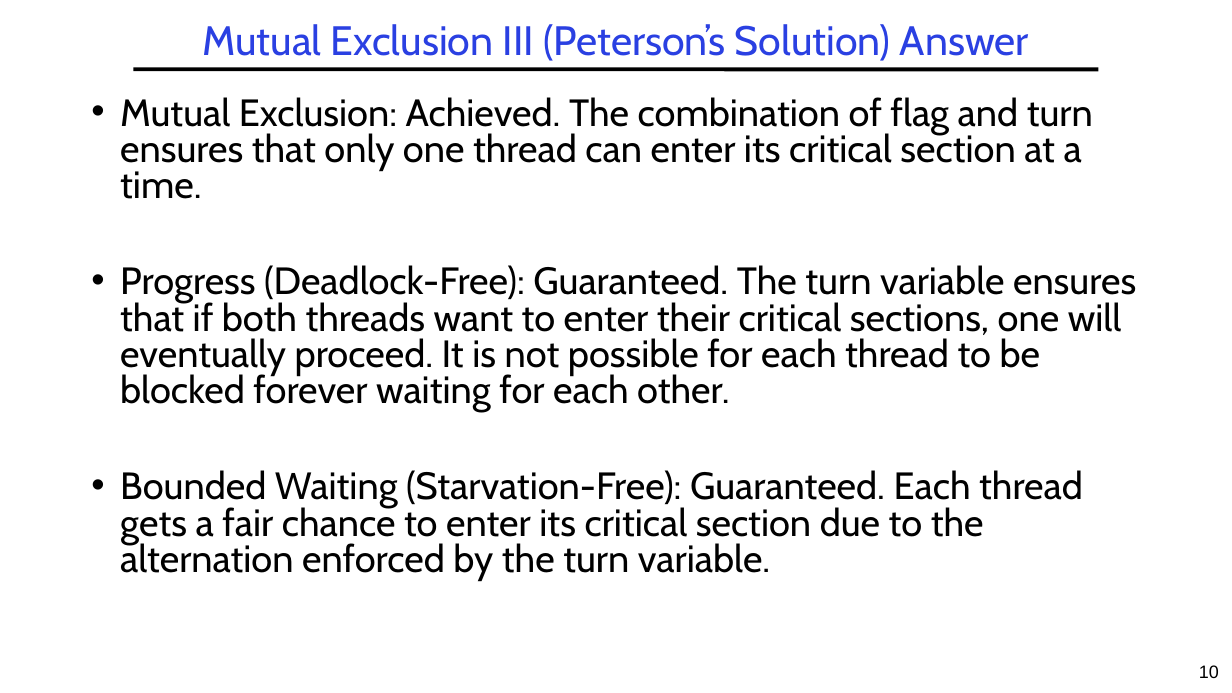
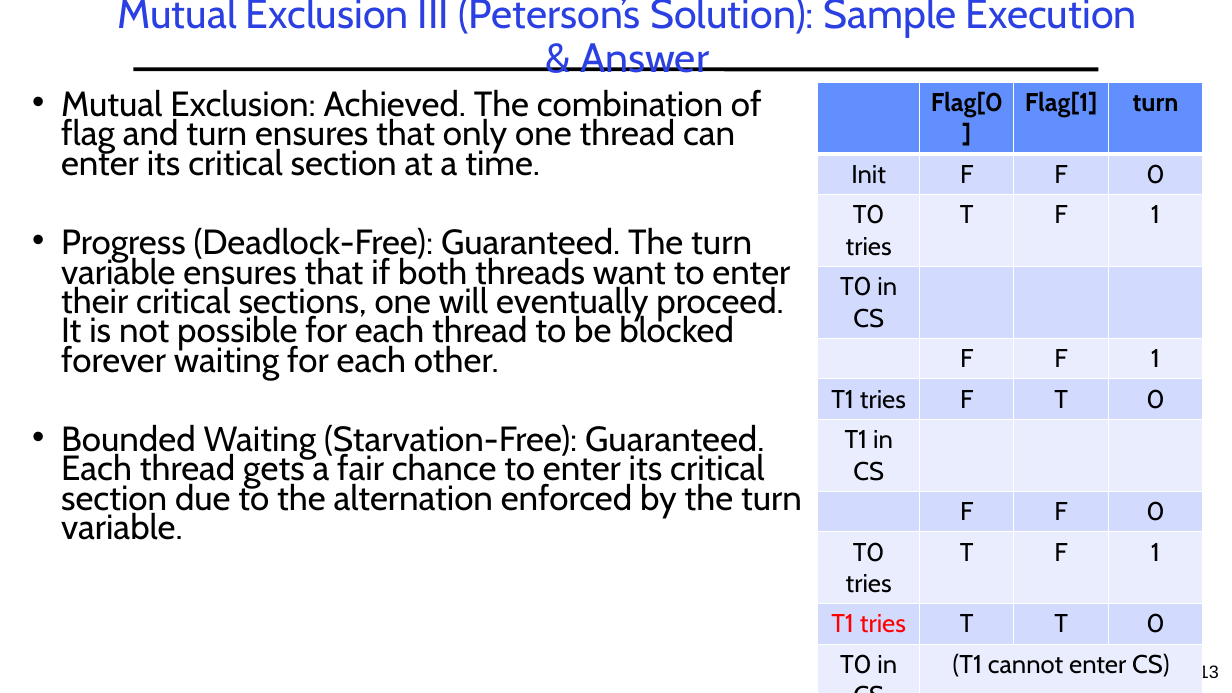
Before and after one commit to guhofstra/CSC256Fa25, a slide deck: slide 13 of PPTs/L3-Exercises ANS.pptx (slide 10 before the commit). Drawn at 1232x693 pixels with LibreOffice and Linux fonts; fonts in the diff are those of the drawing. Boxes give left, top, right and bottom in pixels: in the first picture for what was removed or moved away, otherwise in the second. Text is boxed around its words. In the diff, an @@ line names an element or a change of style, - is before the commit and + after.

```diff
--- a/PPTs/L3-Exercises ANS.pptx
+++ b/PPTs/L3-Exercises ANS.pptx
@@ title at (118,0,1137,73): text changed @@
-Mutual Exclusion III (Peterson’s Solution) Answer
+Mutual Exclusion III (Peterson’s Solution): Sample Execution & Answer
@@ text "Mutual Exclusion: Achieved. The combination ...": place and size @@
-text "Mutual Exclusion: Achieved. The combination ..." at (120,97,1136,581)
+text "Mutual Exclusion: Achieved. The combination ..." at (61,89,802,540)
@@ text "Mutual Exclusion: Achieved. The combination ..." at (61,89,802,540): size 29.6 to 27.2 pt; line spacing 0.8 to 0.7 @@
@@ table added at (818,82,1202,683), 15 rows, 4 columns @@
+ | Flag[0] | Flag[1] | turn
+Init | F | F | 0
+T0 tries | T | F | 1
+T0 in CS |  |  | 
+ | F | F | 1
+T1 tries | F | T | 0
+T1 in CS |  |  | 
+ | F | F | 0
+T0 tries | T | F | 1
+T1 tries | T | T | 0
+T0 in CS | (T1 cannot enter CS) |  | 
+ | F | T | 0
+T0 tries | T | T | 1
+T1 in CS | (T0 cannot enter CS) |  | 
+ | T | F | 1
@@ page number at (1199,665,1219,678): text changed @@
-10
+13
```
Also in this commit, not shown: 5 other slides changed, 3 slides added, 18 other files.
